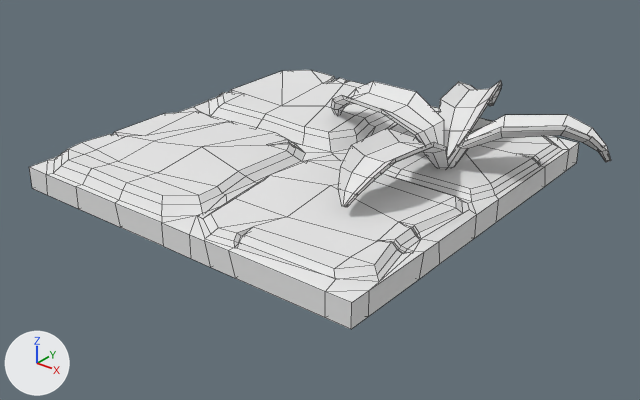
What one commit did to the OBJ model assets/mge/models/Floor2.obj.
Both versions are drawn from a camera (50 mm lens) standing at (1.327, -1.64, 0.947) and looking at (0.083, -0.084, -0.018). The lights are fixed; the arrows at lower left show +X, +Y and +Z. Mesh edges are drawn as thin lines. Where no turn or scale is listed for an object, it has been applied to the vertices.

Names of what the first picture shows: 'Floor2'.
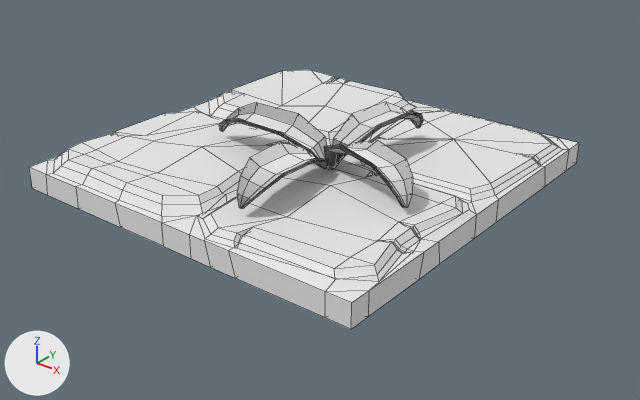
Where the change shows, as pixel boxes (x1, y1, x2, y2) in the pictures (640 x 400 px; the box of a moved part takes in the faces that stretch with it):
'Floor2', reshaped
    before: (29, 70, 611, 329)
    after: (29, 70, 579, 329)
part 1 of me_floor2, moved or reshaped
    before: (331, 81, 611, 207)
    after: (219, 102, 423, 209)

The edits, one by one:
me_floor2 has 662 vertices, 672 faces and spans x -0.5..0.674, y -0.512..0.512, z 0.0..0.226.
me_floor2 is used by ob_floor2; location (0.0, 0.0, 0.0).
me_floor2 part 1: the loose piece of 241 vertices spanning x -0.068..0.674, y -0.287..0.512, z 0.065..0.226 is turned 170 degrees about the z axis through its middle and scaled by 0.792, then moved by (-0.179, -0.209, -0.008).
